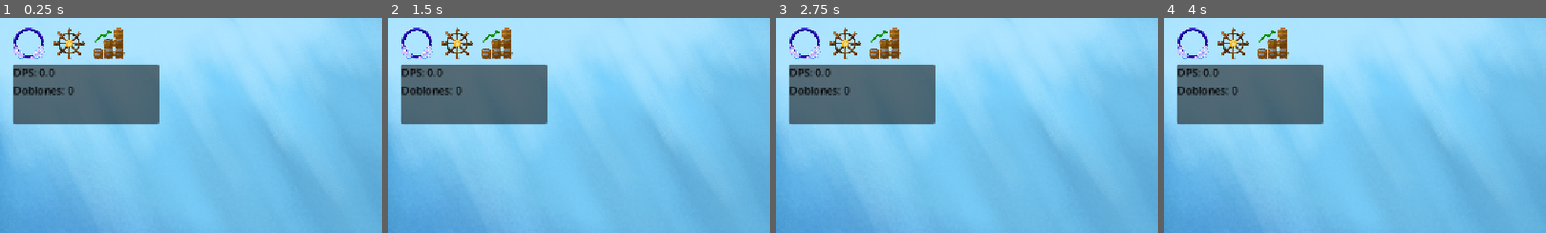
Above: before the commit, frames 1-4 (left to right).
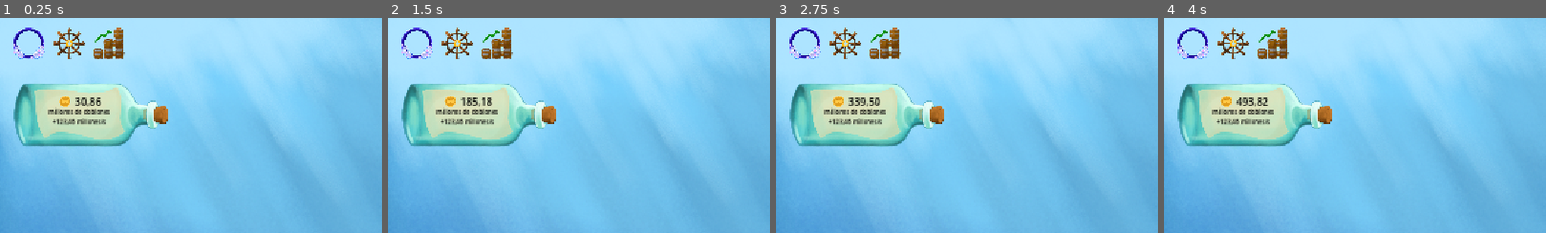
Above: after the commit, the same moments.

Repository: Niett204/fish-clicks
Game: Godot game, scene res://scenes/main.tscn
Two runs of this game, one before a commit and one after it. Both use one fixed random seed, a clock stepped at 60 frames per second and the inputs below.
Inputs (mouse positions are % of the whole screen's width and height, from its top left):
- Up to frame 1 (0.25 s): no input
- Up to frame 2 (1.5 s): click (4, 6) at 0.5 s; click (14, 6) at 1.25 s
- Up to frame 3 (2.75 s): click (75, 6) at 2 s
- Up to frame 4 (4 s): click (81, 6) at 2.75 s; click (86, 6) at 3.5 s
The pictures show only the part of the screen within x 0-50%, y 0-50%; the shares and areas given below are measured in that part.

The runs differ from the first frame. In frame 1, 14% of the frame differs, in the area x 3-44%, y 21-60%; in frame 2, 14%; in frame 3, 14%; in frame 4, 14%.

Commit message:
Panel de mostrar economia

Diff:
--- a/client/fish-clicks-main/scenes/main.gd
+++ b/client/fish-clicks-main/scenes/main.gd
@@ -5,13 +5,14 @@
 @export var dps_per_fish: float = 1.0
 @export var shop_item_card_scene: PackedScene
 
-@onready var coins_label: Label = $UI/Root/HUD/LeftInfoPanel/VBoxContainer/DoblonesLabel
+@onready var coins_label: Label = $UI/Root/HUD/LeftInfoPanel/VBoxContainer/HBoxContainer/DoblonesLabel
 @onready var shop_panel: Control = $UI/Root/HUD/TiendaPanel
 @onready var btn_shop_icon: TextureButton = $UI/Root/HUD/TopBar/RightGroup/BtnShop
 @onready var chest: Area2D = $Cofre
 @onready var chest_sprite: Sprite2D = $Cofre/Sprite2D
 @onready var fish_layer = $PecesLayer
-@onready var dps_label: Label = $UI/Root/HUD/LeftInfoPanel/VBoxContainer/DpsLabel
+@onready var dps_label: Label = $UI/Root/HUD/LeftInfoPanel/VBoxContainer2/DpsLabel
+@onready var unidades_label: Label = $UI/Root/HUD/LeftInfoPanel/VBoxContainer/UnidadesLabel
 @onready var tab_container: TabContainer = $UI/Root/HUD/TiendaPanel/TabContainer
 @onready var list_peces: VBoxContainer = $UI/Root/HUD/TiendaPanel/TabContainer/Peces/ScrollContainer/ListPeces
 @onready var list_estructuras: VBoxContainer = $UI/Root/HUD/TiendaPanel/TabContainer/Estructuras/ScrollContainer/ListEstructuras
@@ -54,7 +55,7 @@
 var dps: float = 0.0
 var coins: float = 0.0
 var click_power: int = 1
-var fish_count: int = 0
+var fish_count: int = 123455666
 var chest_base_scale: Vector2
 var chest_level: int = 0
 var boat_count: int = 0
@@ -198,7 +199,9 @@
 	t.z_index = 1000
 
 func _update_ui() -> void:
-	coins_label.text = "Doblones: " + str(int(coins))
+	var parts := format_doblones_parts(coins)
+	coins_label.text = parts.value
+	unidades_label.text = parts.unit
 	update_shop_cards()
 
 func _on_toggle_tienda_button_pressed() -> void:
@@ -209,7 +212,8 @@
 	_update_dps_ui()
 
 func _update_dps_ui() -> void:
-	dps_label.text = "DPS: " + str(snapped(dps, 0.01))
+	var parts: Dictionary = format_doblones_parts(dps)
+	dps_label.text = "+" + parts.value + " " + parts.unit.replace(" de doblones", "").replace(" doblones", "") + "/s"
 
 func _process(delta: float) -> void:
 	coins += dps * delta
@@ -355,3 +359,54 @@
 			if fish.has_method("scare_from"):
 				if fish.global_position.distance_to(click_pos) < 120:
 					fish.scare_from(click_pos)
+
+func format_doblones_parts(n: float) -> Dictionary:
+	var abs_n: float = abs(n)
+
+	# 🔹 Menos de 1 millón → número completo sin prefijo
+	if abs_n < 1_000_000.0:
+		var txt := format_with_separator(int(round(n)))
+		return {"value": txt, "unit": "doblones"}
+
+	var value: float
+	var unit: String
+
+	if abs_n < 1_000_000.0:
+		value = n / 1_000.0
+		unit = "mil doblones"
+	elif abs_n < 1_000_000_000.0:
+		value = n / 1_000_000.0
+		unit = "millón de doblones" if abs(value) < 2.0 else "millones de doblones"
+	elif abs_n < 1_000_000_000_000.0:
+		value = n / 1_000_000_000.0
+		unit = "mil millones de doblones"
+	elif abs_n < 1_000_000_000_000_000.0:
+		value = n / 1_000_000_000_000.0
+		unit = "billón de doblones" if abs(value) < 2.0 else "billones de doblones"
+	elif abs_n < 1_000_000_000_000_000_000.0:
+		value = n / 1_000_000_000_000_000.0
+		unit = "mil billones de doblones"
+	else:
+		value = n / 1_000_000_000_000_000_000.0
+		unit = "trillón de doblones" if abs(value) < 2.0 else "trillones de doblones"
+
+	var decimals: int
+
+	if abs(value) < 10.0:
+		decimals = 2
+	elif abs(value) < 100.0:
+		decimals = 2
+	else:
+		decimals = 2
+	var txt := ("%0." + str(decimals) + "f") % value
+	txt = txt.replace(".", ",")
+
+	return {"value": txt, "unit": unit}
+
+func format_with_separator(n: int) -> String:
+	var s := str(n)
+	var result := ""
+	while s.length() > 3:
+		result = "." + s.substr(s.length() - 3, 3) + result
+		s = s.substr(0, s.length() - 3)
+	return s + result
--- a/client/fish-clicks-main/scenes/main.tscn
+++ b/client/fish-clicks-main/scenes/main.tscn
@@ -15,10 +15,15 @@
 [ext_resource type="Texture2D" uid="uid://bdp4yakc85yet" path="res://assets/ui/iconos/icono_inventario.png" id="11_a8y0u"]
 [ext_resource type="Texture2D" uid="uid://21q76o4ppybq" path="res://assets/ui/iconos/icono_tienda.png" id="12_jkv2x"]
 [ext_resource type="Texture2D" uid="uid://b33wxaxja8jx0" path="res://assets/ui/red.png" id="13_jkv2x"]
+[ext_resource type="Texture2D" uid="uid://c5ht6q767emx5" path="res://assets/ui/botella_mensaje.png" id="13_muem4"]
+[ext_resource type="Texture2D" uid="uid://cn5n3a2h1n5m3" path="res://assets/misc/doblon_frontal.png" id="14_dp3eg"]
 [ext_resource type="Texture2D" uid="uid://bx28me4bvwn16" path="res://assets/ui/tabla_bloqueada (1).png" id="14_jbj1t"]
 
 [sub_resource type="RectangleShape2D" id="RectangleShape2D_tefeu"]
 size = Vector2(268, 237)
+
+[sub_resource type="StyleBoxTexture" id="StyleBoxTexture_dp3eg"]
+texture = ExtResource("13_muem4")
 
 [sub_resource type="StyleBoxEmpty" id="StyleBoxEmpty_jbj1t"]
 
@@ -181,25 +186,67 @@
 
 [node name="LeftInfoPanel" type="Panel" parent="UI/Root/HUD" unique_id=1672445034]
 layout_mode = 1
-offset_left = 20.0
-offset_top = 70.0
-offset_right = 240.0
-offset_bottom = 160.0
+offset_left = 254.38159
+offset_top = 216.94739
+offset_right = 487.76318
+offset_bottom = 360.89478
+rotation = 3.1415927
+theme_override_styles/panel = SubResource("StyleBoxTexture_dp3eg")
 
 [node name="VBoxContainer" type="VBoxContainer" parent="UI/Root/HUD/LeftInfoPanel" unique_id=1724032618]
+layout_mode = 1
+anchors_preset = 15
+anchor_right = 1.0
+anchor_bottom = 1.0
+offset_left = 198.38159
+offset_top = 101.94737
+offset_right = 93.0
+offset_bottom = -6.0000153
+grow_horizontal = 2
+grow_vertical = 2
+rotation = -3.1415927
+theme_override_constants/separation = -2
+
+[node name="HBoxContainer" type="HBoxContainer" parent="UI/Root/HUD/LeftInfoPanel/VBoxContainer" unique_id=1391268203]
+layout_mode = 2
+size_flags_horizontal = 4
+size_flags_vertical = 4
+alignment = 1
+
+[node name="TextureRect" type="TextureRect" parent="UI/Root/HUD/LeftInfoPanel/VBoxContainer/HBoxContainer" unique_id=1188764714]
+layout_mode = 2
+texture = ExtResource("14_dp3eg")
+expand_mode = 2
+
+[node name="DoblonesLabel" type="Label" parent="UI/Root/HUD/LeftInfoPanel/VBoxContainer/HBoxContainer" unique_id=914565459]
+layout_mode = 2
+size_flags_horizontal = 3
+theme_override_colors/font_color = Color(0, 0, 0, 1)
+theme_override_font_sizes/font_size = 15
+text = "0"
+
+[node name="UnidadesLabel" type="Label" parent="UI/Root/HUD/LeftInfoPanel/VBoxContainer" unique_id=1869966431]
+layout_mode = 2
+theme_override_colors/font_color = Color(0, 0, 0, 1)
+theme_override_font_sizes/font_size = 9
+text = "mil doblones"
+horizontal_alignment = 1
+
+[node name="VBoxContainer2" type="VBoxContainer" parent="UI/Root/HUD/LeftInfoPanel" unique_id=2139161527]
 layout_mode = 0
-offset_right = 40.0
-offset_bottom = 40.0
-
-[node name="DpsLabel" type="Label" parent="UI/Root/HUD/LeftInfoPanel/VBoxContainer" unique_id=1869966431]
+offset_left = 198.38159
+offset_top = 66.94737
+offset_right = 326.3816
+offset_bottom = 84.94737
+rotation = -3.1415927
+theme_override_constants/separation = 12
+
+[node name="DpsLabel" type="Label" parent="UI/Root/HUD/LeftInfoPanel/VBoxContainer2" unique_id=2137151849]
 layout_mode = 2
 theme_override_colors/font_color = Color(0, 0, 0, 1)
-text = "DPS: 0"
-
-[node name="DoblonesLabel" type="Label" parent="UI/Root/HUD/LeftInfoPanel/VBoxContainer" unique_id=914565459]
-layout_mode = 2
-theme_override_colors/font_color = Color(0, 0, 0, 1)
-text = "Doblones: 0"
+theme_override_font_sizes/font_size = 9
+text = "por segundo: 0.0"
+horizontal_alignment = 1
 
 [node name="TiendaPanel" type="Panel" parent="UI/Root/HUD" unique_id=1545511951]
 custom_minimum_size = Vector2(250, 0)
Binary file added: client/fish-clicks-main/assets/misc/botella_vacia.png
Binary file added: client/fish-clicks-main/assets/misc/burbuja.png
Binary file added: client/fish-clicks-main/assets/misc/doblon_frontal.png
Binary file added: client/fish-clicks-main/assets/misc/doblon_tres_cuartos.png
Binary file added: client/fish-clicks-main/assets/ui/botella_mensaje.png
